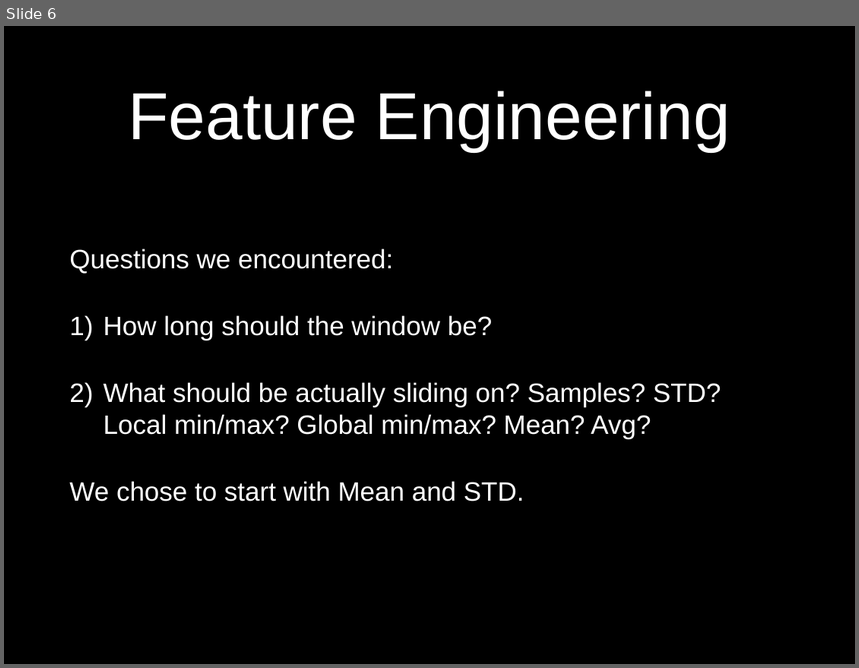
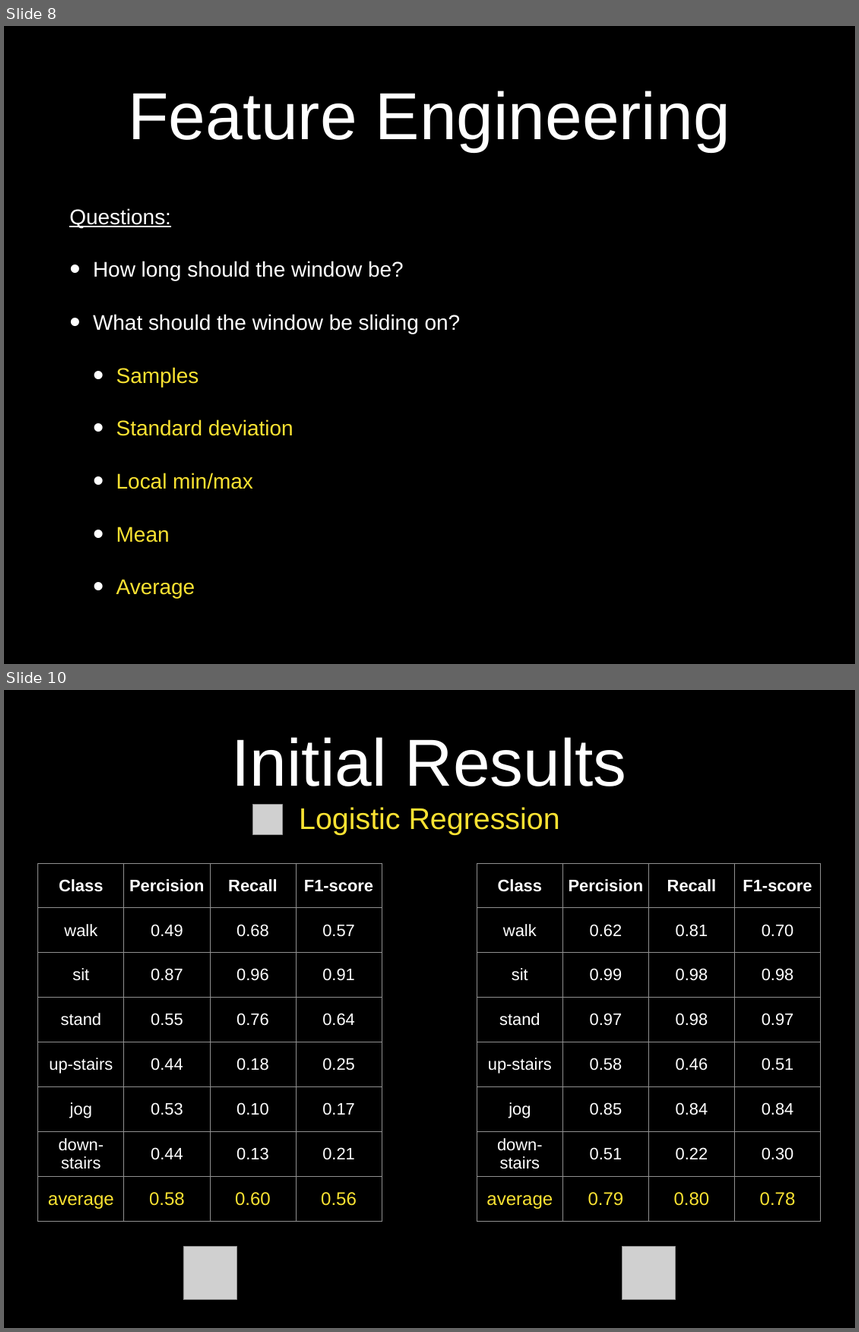
Before and after one commit to idocal/motionsense, a slide deck: MotionSenese/presentations/Presentation2.pptx. Shown one above the other, each under a label of ours: slide 6 before the commit, slides 8 and 10 after it; the slides between them are not shown. The pictures are 859x668 and 859x1332 pixels, drawn with LibreOffice and Linux fonts; fonts in the diff are those of the drawing; grey boxes stand for pictures; background and template pictures are left out. Boxes give left, top, right and bottom in pixels: in the first picture for what was removed or moved away, otherwise in the second. Text is boxed around its words. In the diff, an @@ line names an element or a change of style, - is before the commit and + after.

```diff
--- a/MotionSenese/presentations/Presentation2.pptx
+++ b/MotionSenese/presentations/Presentation2.pptx
@@ slide 10 added at (4, 690, 855, 1328), background picture (left out) @@
@@ title added at (232, 737, 627, 834), 36 pt, text #FAE232 @@
+Initial Results
+Logistic Regression
@@ picture added at (253, 805, 282, 835) @@
@@ table added at (38, 863, 383, 1222), 8 rows, 4 columns @@
+Class | Percision | Recall | F1-score
+walk | 0.49 | 0.68 | 0.57
+sit | 0.87 | 0.96 | 0.91
+stand | 0.55 | 0.76 | 0.64
+up-stairs | 0.44 | 0.18 | 0.25
+jog | 0.53 | 0.10 | 0.17
+down-stairs | 0.44 | 0.13 | 0.21
+average | 0.58 | 0.60 | 0.56
@@ table added at (477, 863, 822, 1222), 8 rows, 4 columns @@
+Class | Percision | Recall | F1-score
+walk | 0.62 | 0.81 | 0.70
+sit | 0.99 | 0.98 | 0.98
+stand | 0.97 | 0.98 | 0.97
+up-stairs | 0.58 | 0.46 | 0.51
+jog | 0.85 | 0.84 | 0.84
+down-stairs | 0.51 | 0.22 | 0.30
+average | 0.79 | 0.80 | 0.78
@@ picture added at (183, 1247, 237, 1300) @@
@@ picture added at (623, 1247, 676, 1300) @@
@@ what was slide 6 is now slide 8 @@
@@ slide 8 changed as well @@
@@ text "Questions:": place and size @@
-text "Questions:" at (69, 249, 721, 502)
+text "Questions:" at (69, 208, 461, 599)
@@ text at (69, 208, 171, 228): text changed; size 32 to 25.6 pt @@
-Questions we encountered:
+Questions:
@@ text at (93, 261, 404, 281): size 32 to 25.6 pt in "How long should the window be?"; bullet 1) to •; less space between paragraphs @@
@@ text at (93, 314, 461, 599): text changed; size 32 to 25.6 pt; text colour #FFFFFF to #FAE232 @@
-2) What should be actually sliding on? Samples? STD? Local min/max? Global min/max? Mean? Avg?
-We chose to start with Mean and STD.
+• What should the window be sliding on?
+  • Samples
+  • Standard deviation
+  • Local min/max
+  • Mean
+  • Average
```
Also in this commit, not shown: 6 other slides changed, 5 other slides added, 4 slides removed, 3 other files.
